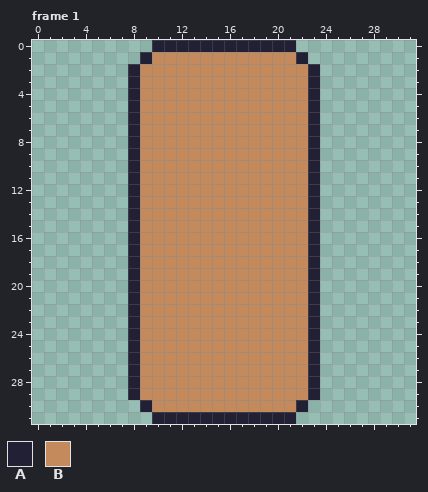
One commit to this pixel-art file: raw-assets/klotski_blocks.aseprite. Above: the version before the commit.
32x32 pixels, 5 frames. Shown: frame 1. The commit also changed other frames, which this record leaves out.
Palette (. is transparent): A #222034  B #c48a5b
Pixels before, frame 1, first column x 8:
 0 ..AAAAAAAAAAAA..
 1 .ABBBBBBBBBBBBA.
 2 ABBBBBBBBBBBBBBA
 3 ABBBBBBBBBBBBBBA
 4 ABBBBBBBBBBBBBBA
 5 ABBBBBBBBBBBBBBA
 6 ABBBBBBBBBBBBBBA
 7 ABBBBBBBBBBBBBBA
 8 ABBBBBBBBBBBBBBA
 9 ABBBBBBBBBBBBBBA
10 ABBBBBBBBBBBBBBA
11 ABBBBBBBBBBBBBBA
12 ABBBBBBBBBBBBBBA
13 ABBBBBBBBBBBBBBA
14 ABBBBBBBBBBBBBBA
15 ABBBBBBBBBBBBBBA
16 ABBBBBBBBBBBBBBA
17 ABBBBBBBBBBBBBBA
18 ABBBBBBBBBBBBBBA
19 ABBBBBBBBBBBBBBA
20 ABBBBBBBBBBBBBBA
21 ABBBBBBBBBBBBBBA
22 ABBBBBBBBBBBBBBA
23 ABBBBBBBBBBBBBBA
24 ABBBBBBBBBBBBBBA
25 ABBBBBBBBBBBBBBA
26 ABBBBBBBBBBBBBBA
27 ABBBBBBBBBBBBBBA
28 ABBBBBBBBBBBBBBA
29 ABBBBBBBBBBBBBBA
30 .ABBBBBBBBBBBBA.
31 ..AAAAAAAAAAAA..
The result:
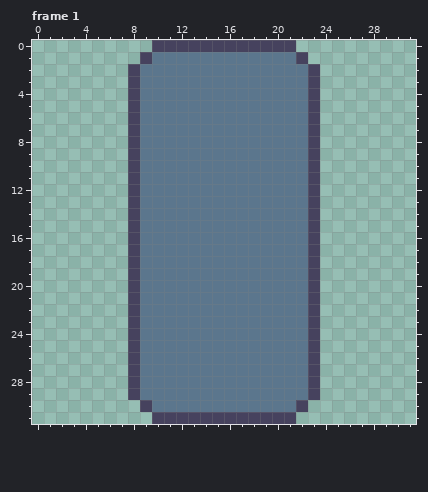
From old to new:
colour A: #222034 -> #46425e
colour B: #c48a5b -> #5b768d
